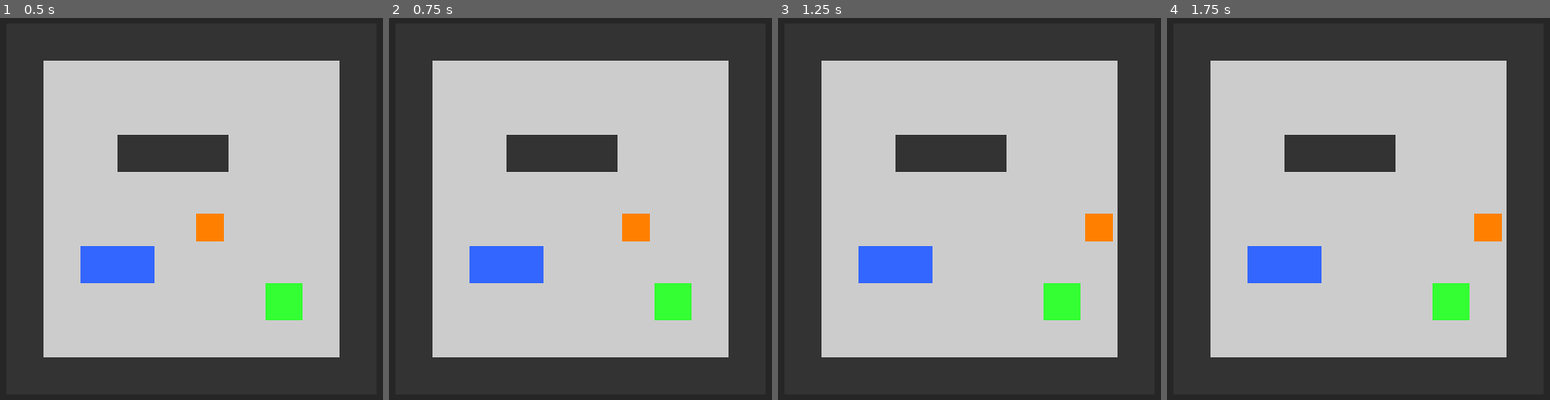
Above: before the commit, frames 1-4 (left to right).
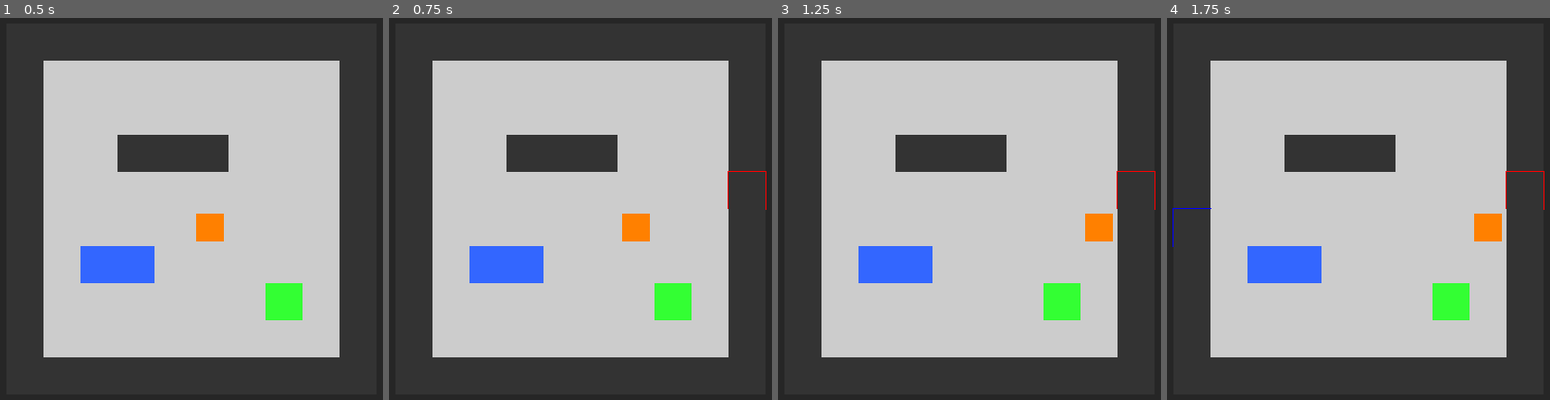
Above: after the commit, the same moments.

Repository: absent-mynd/puzzle
Game: Godot game, scene res://scenes/main.tscn
Same seed, same stepped clock (60 frames per second), same inputs: the game is played once before the commit and once after it.
Inputs (mouse positions are in pixels of both pictures, inside the frame that each line leads up to):
- Up to frame 1 (0.5 s): no input
- Up to frame 2 (0.75 s): tap Enter at 0.5 s; move the mouse to (745, 189) at 0.52 s; hold Right (ui_right) from 0.53 s (still down); hold Shift from 0.53 s (still down); click (745, 189) at 0.67 s
- Up to frame 3 (1.25 s): keep holding Right (ui_right); keep holding Shift
- Up to frame 4 (1.75 s): release Right (ui_right) at 1.25 s; release Shift at 1.25 s; drag from (1209, 228) to (1320, 293) at 1.27 s

Frame 1 is identical in both runs. In frame 2, less than 0.1% of the frame differs, in the area x 88-99%, y 40-51%; in frame 3, less than 0.1%; in frame 4, 0.1%, in the area x 1-99%, y 40-60%.

Commit message:
Fix input event handling for GridManager click and hover
Problem:
- Mouse clicks and hover events not triggering in GridManager
- ColorRect background was blocking all mouse input (Control nodes consume input)
- _unhandled_input() doesn't reliably receive mouse events for Node2D nodes

Solution:
1. Changed GridManager from _unhandled_input() to _input()
   - _input() is called earlier in the input chain and more reliable
   - Added set_input_as_handled() to prevent double-processing clicks

2. Set ColorRect background to ignore mouse input
   - Added mouse_filter = MOUSE_FILTER_IGNORE in MainScene._ready()
   - Allows mouse events to pass through to GridManager

Testing:
- All 193 tests still pass
- Mouse clicks should now select cells as anchor points
- Hover effects should now work when mousing over cells

Diff:
--- a/scenes/MainScene.gd
+++ b/scenes/MainScene.gd
@@ -21,6 +21,11 @@
 
 
 func _ready() -> void:
+	# Fix background ColorRect to not block mouse input
+	var background = $ColorRect
+	if background:
+		background.mouse_filter = Control.MOUSE_FILTER_IGNORE
+
 	# Wait for grid to be ready
 	await get_tree().process_frame
 
--- a/scripts/core/GridManager.gd
+++ b/scripts/core/GridManager.gd
@@ -170,13 +170,15 @@
 ## Anchor Selection Methods (for Issue 6)
 
 ## Handle input for cell selection and hover
-func _unhandled_input(event: InputEvent) -> void:
+## Using _input() instead of _unhandled_input() to ensure mouse events are received
+func _input(event: InputEvent) -> void:
 	if event is InputEventMouseButton:
 		if event.button_index == MOUSE_BUTTON_LEFT and event.pressed:
 			var world_pos = get_global_mouse_position()
 			var cell = get_cell_at_world_pos(world_pos)
 			if cell:
 				select_cell(cell.grid_position)
+				get_viewport().set_input_as_handled()  # Mark input as handled
 
 	elif event is InputEventMouseMotion:
 		var world_pos = get_global_mouse_position()
